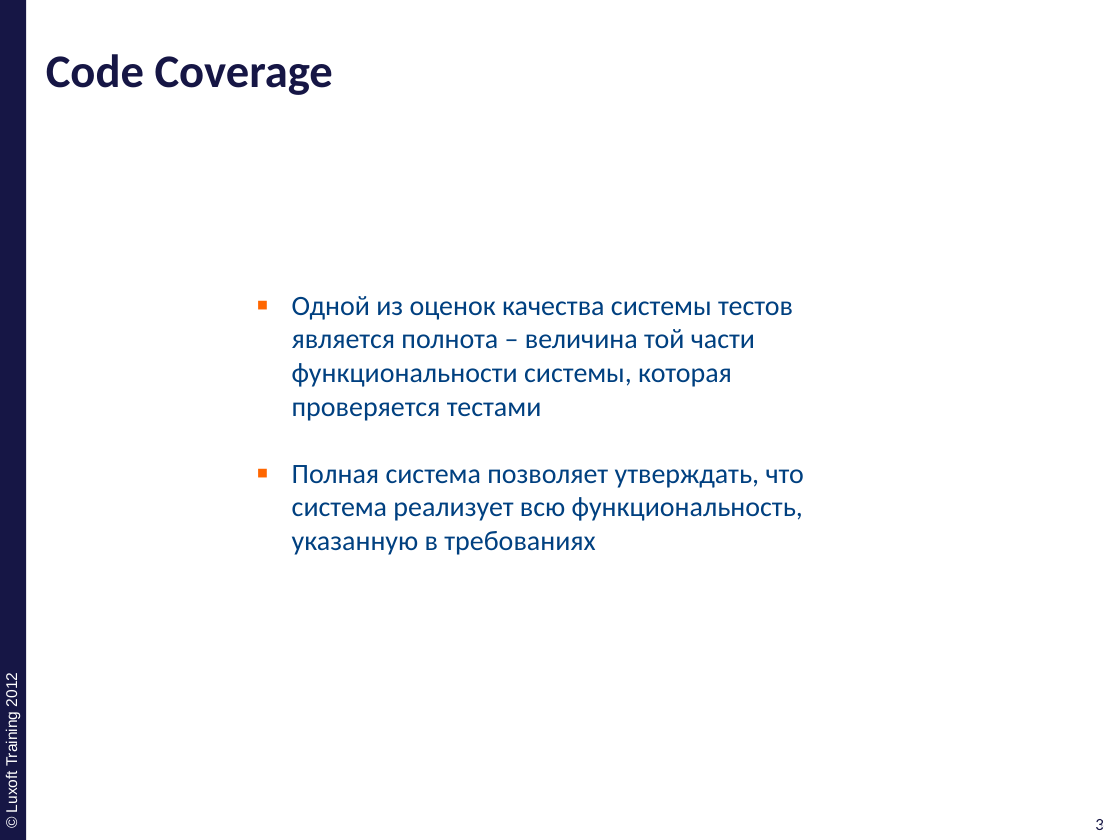
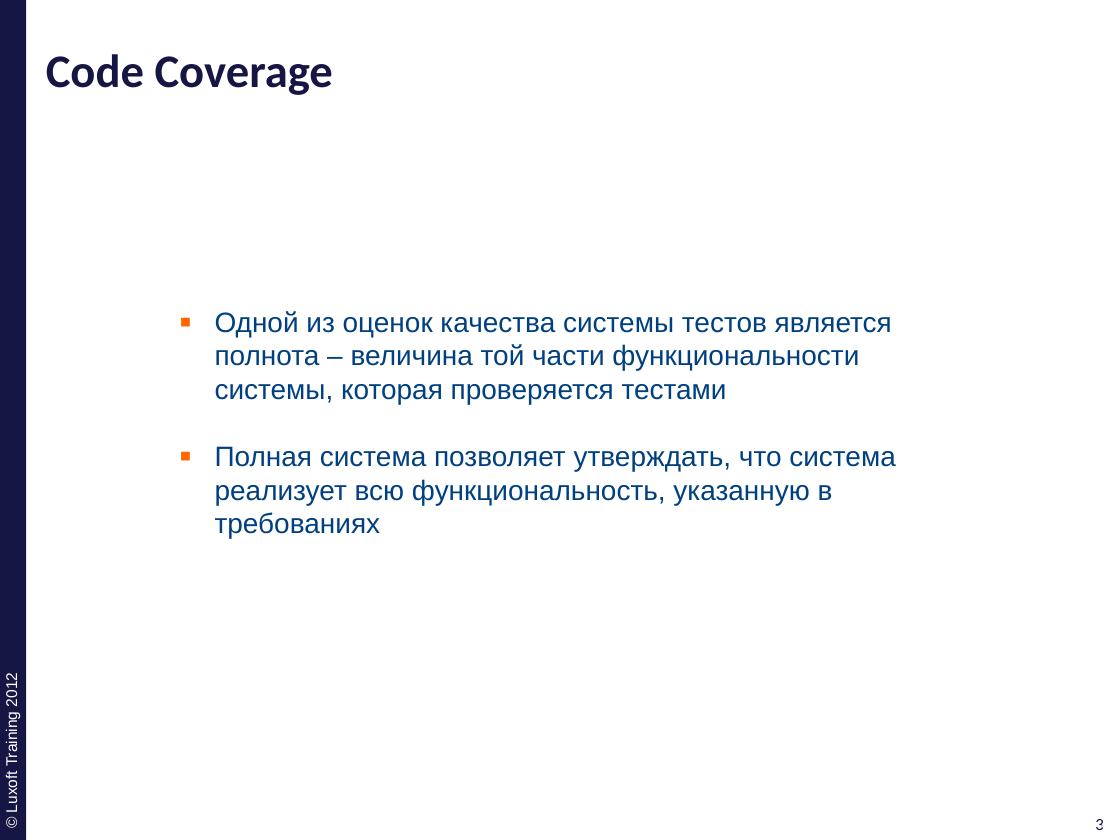
Before and after one commit to ivan-dyachenko/Trainings, a slide deck: slide 3 of Test Driven Development/materials/pptx/3. TDD-Code-Coverage.pptx. Drawn at 1120x840 pixels with LibreOffice and Linux fonts; fonts in the diff are those of the drawing; background and template pictures are left out. Boxes give left, top, right and bottom in pixels: in the first picture for what was removed or moved away, otherwise in the second. Text is boxed around its words. In the diff, an @@ line names an element or a change of style, - is before the commit and + after.

Commit message:
complete Code Coverage presentaion and code exapmles

```diff
--- a/Test Driven Development/materials/pptx/3. TDD-Code-Coverage.pptx
+++ b/Test Driven Development/materials/pptx/3. TDD-Code-Coverage.pptx
@@ text "Одной из оценок качества системы ...": place and size @@
-text "Одной из оценок качества системы ..." at bbox=[292, 296, 804, 555]
+text "Одной из оценок качества системы ..." at bbox=[215, 311, 895, 538]
@@ text "Одной из оценок качества системы ..." at bbox=[215, 311, 895, 538]: font Calibri to Arial @@
```
Also in this commit, not shown: 36 other slides changed.
